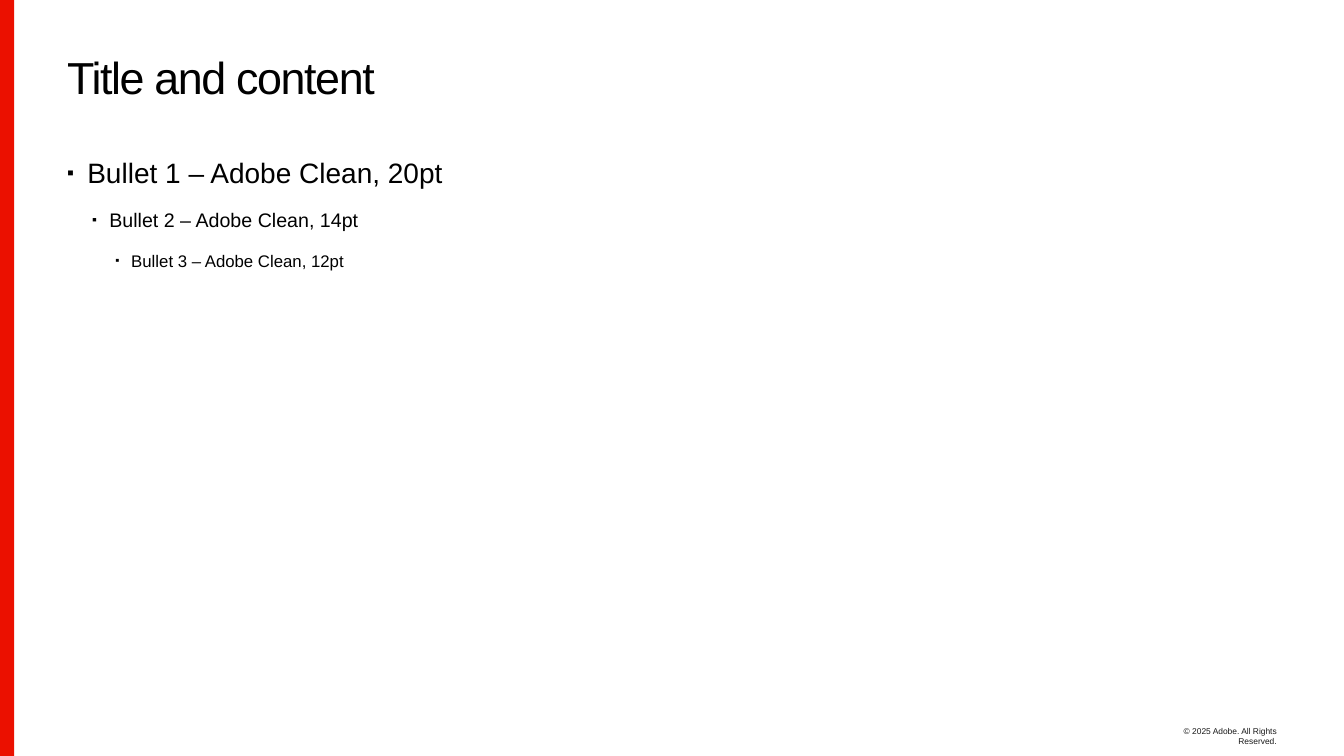
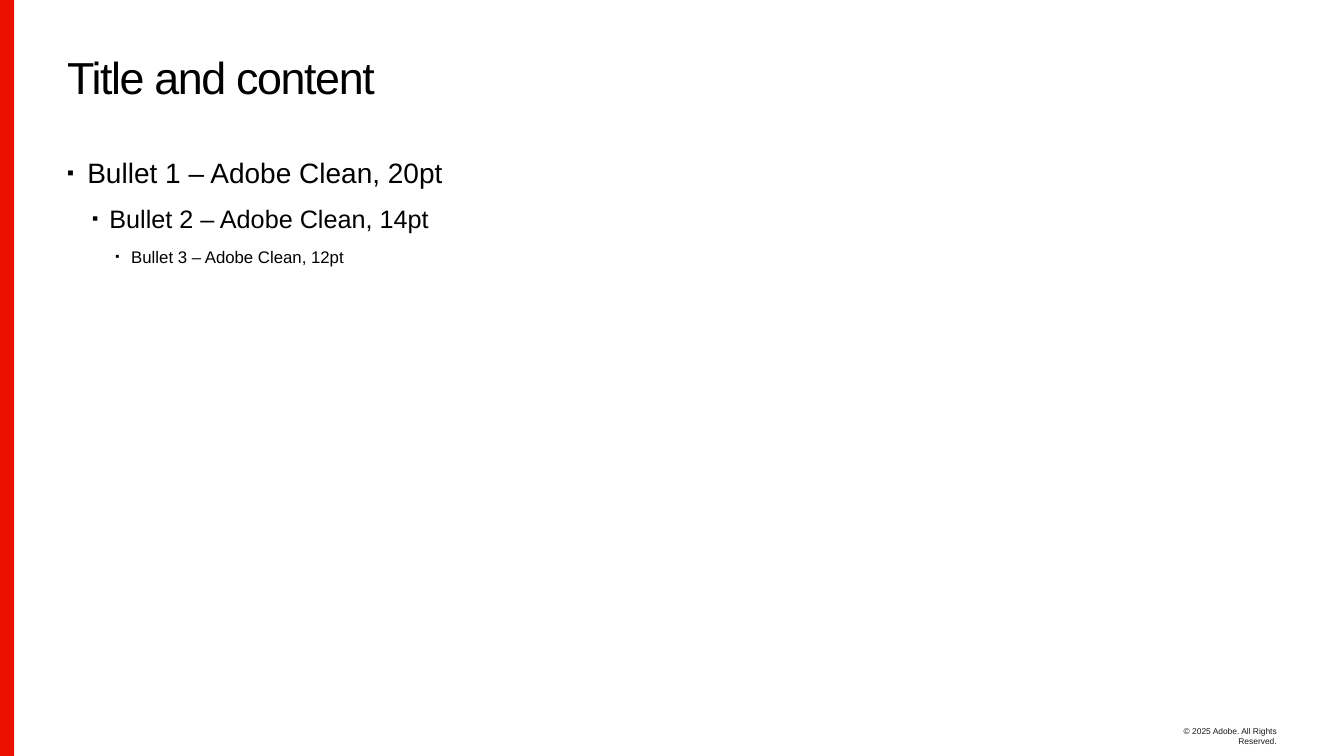
Before and after one commit to sean-parent/sean-parent.github.io, a slide deck: slide 46 of presentations/2025-04-28-are-we-there-yet/2024-04-28-are-we-there-yet.pptx (slide 22 before the commit). Drawn at 1344x756 pixels with LibreOffice and Linux fonts; fonts in the diff are those of the drawing; background and template pictures are left out. Boxes give left, top, right and bottom in pixels: in the first picture for what was removed or moved away, otherwise in the second. Text is boxed around its words. In the diff, an @@ line names an element or a change of style, - is before the commit and + after.

```diff
--- a/presentations/2025-04-28-are-we-there-yet/2024-04-28-are-we-there-yet.pptx
+++ b/presentations/2025-04-28-are-we-there-yet/2024-04-28-are-we-there-yet.pptx
@@ text at [109, 209, 429, 267]: size 14 to 18 pt in "Bullet 2 – Adobe Clean, 14pt"; less space between paragraphs @@
```
Also in this commit, not shown: 5 other slides changed, 25 slides added, 1 slide removed, 8 other files.
